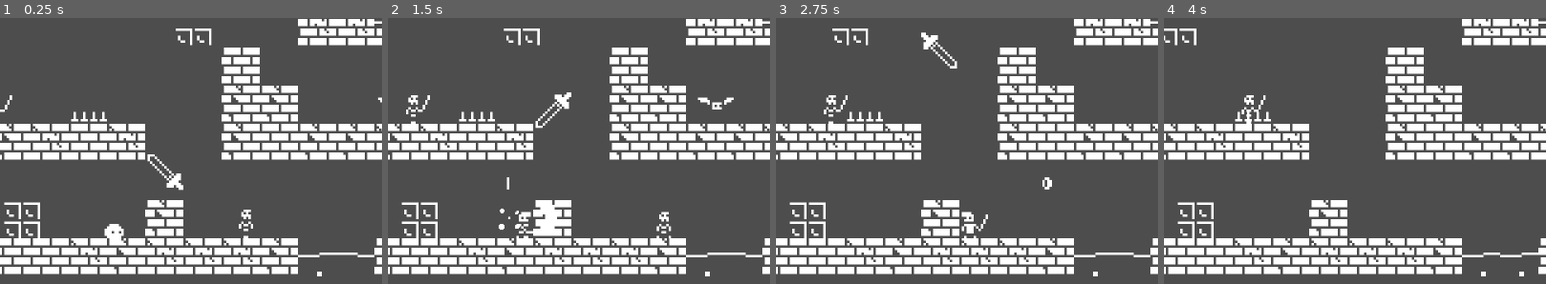
Above: before the commit, frames 1-4 (left to right).
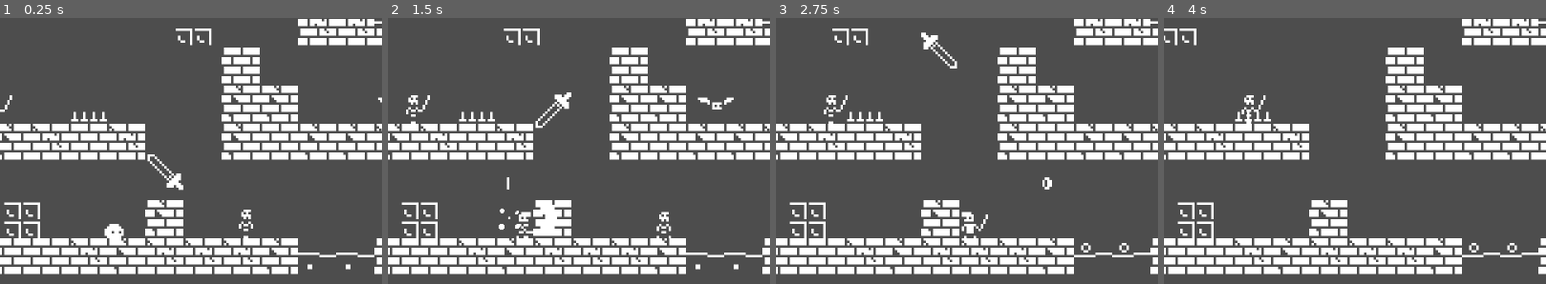
Above: after the commit, the same moments.

Repository: jaerrib/wightwatch_keep
Game: Godot game, scene res://scenes/level_base/level_base.tscn
The game is run twice, just before and just after one commit, with the same random seed, the same clock (stepped at 60 frames per second) and the same inputs.
Inputs:
- Up to frame 1 (0.25 s): no input
- Up to frame 2 (1.5 s): tap Enter (attack) at 0.5, 0.6, 1.35 s; hold D (right) from 0.53 s (still down); tap Space (jump) at 0.77 s
- Up to frame 3 (2.75 s): tap Space (jump) at 1.52 s; release D (right) at 2.03 s; hold A (left) from 2.03 s (still down); tap Enter (attack) at 2.1 s
- Up to frame 4 (4 s): release A (left) at 2.78 s; hold D (right) from 2.78 s (still down); tap Enter (attack) at 2.85, 3.6 s; tap Space (jump) at 3.02, 3.77 s
The pictures show only the part of the screen within x 21-71%, y 45-94%; the shares and areas given below are measured in that part.

The runs differ from the first frame. In frame 1, 0.2% of the frame differs, in the area x 78-92%, y 88-98%; in frame 2, 0.2%; in frame 3, 0.3%, in the area x 79-98%, y 84-98%; in frame 4, 0.2%.

Commit message:
Add cannonball projectile type

Diff:
--- /dev/null
+++ b/scenes/cannon_ball/cannonballl.tscn
@@ -0,0 +1,21 @@
+[gd_scene load_steps=4 format=3 uid="uid://d2p7tfg8kjaxf"]
+
+[ext_resource type="PackedScene" uid="uid://c0bjvjlq328um" path="res://scenes/base_projectile/base_projectile.tscn" id="1_6gltn"]
+[ext_resource type="Texture2D" uid="uid://cpomcwo4b364" path="res://assets/enemies/cannonball.png" id="2_36g2e"]
+
+[sub_resource type="CircleShape2D" id="CircleShape2D_fjpev"]
+radius = 4.0
+
+[node name="Cannonballl" instance=ExtResource("1_6gltn")]
+collision_layer = 1024
+collision_mask = 0
+
+[node name="VisibleOnScreenNotifier2D" parent="." index="0"]
+position = Vector2(8.9407e-08, 0)
+scale = Vector2(0.3, 0.3)
+
+[node name="Sprite2D" parent="." index="1"]
+texture = ExtResource("2_36g2e")
+
+[node name="CollisionShape2D" parent="." index="2"]
+shape = SubResource("CircleShape2D_fjpev")
--- a/scenes/object_maker/object_maker.gd
+++ b/scenes/object_maker/object_maker.gd
@@ -1,13 +1,19 @@
 extends Node2D
+
+const ADD_OBJECT: String = "add_object"
 
 const OBJECT_SCENES: Dictionary = {
 	Constants.ObjectType.COIN: preload("res://scenes/coin/coin.tscn"),
 	Constants.ObjectType.EXPLOSION: preload("res://scenes/explosion/explosion.tscn")
 }
 
+const PROJECTILE_SCENE: Dictionary = {
+	Constants.ProjectileType.CANNONBALL: preload("res://scenes/cannon_ball/cannonballl.tscn"),
+}
 
 func _ready() -> void:
 	SignalManager.on_create_object.connect(on_create_object)
+	SignalManager.on_create_projectile.connect(on_create_projectile)
 
 
 func on_create_object(pos: Vector2, ob_type: Constants.ObjectType) -> void:
@@ -16,3 +22,23 @@
 	var n_obj = OBJECT_SCENES[ob_type].instantiate()
 	n_obj.position = pos
 	call_deferred("add_child", n_obj)
+
+
+func on_create_projectile(
+	start_pos: Vector2,
+	direction: Vector2,
+	speed: float,
+	projectile_type: BaseProjectile.ProjectileType ) -> void:
+	if !PROJECTILE_SCENE.has(projectile_type):
+		print("NOPE")
+		return
+	var scene = PROJECTILE_SCENE[projectile_type].instantiate()
+	scene.position = start_pos
+	scene.setup(direction, speed)
+	call_deferred(ADD_OBJECT, scene, start_pos)
+	print("SCENE", scene)
+
+
+func add_object(obj: Node, global_position: Vector2) -> void:
+	add_child(obj)
+	obj.global_position = global_position
--- a/singletons/signal_manager.gd
+++ b/singletons/signal_manager.gd
@@ -8,6 +8,13 @@
 	ob_type: Constants.ObjectType,
 )
 
+signal on_create_projectile(
+	position: Vector2,
+	direction: Vector2,
+	speed: float,
+	projectile_type: BaseProjectile.ProjectileType,
+	)
+
 signal on_coin_collected
 signal on_exit_reached
 signal on_key_collected
